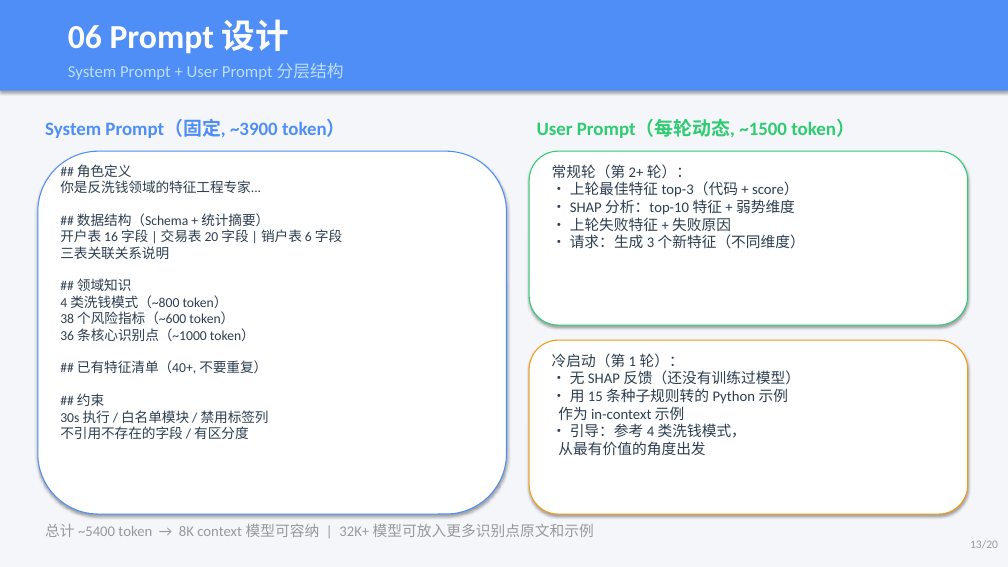
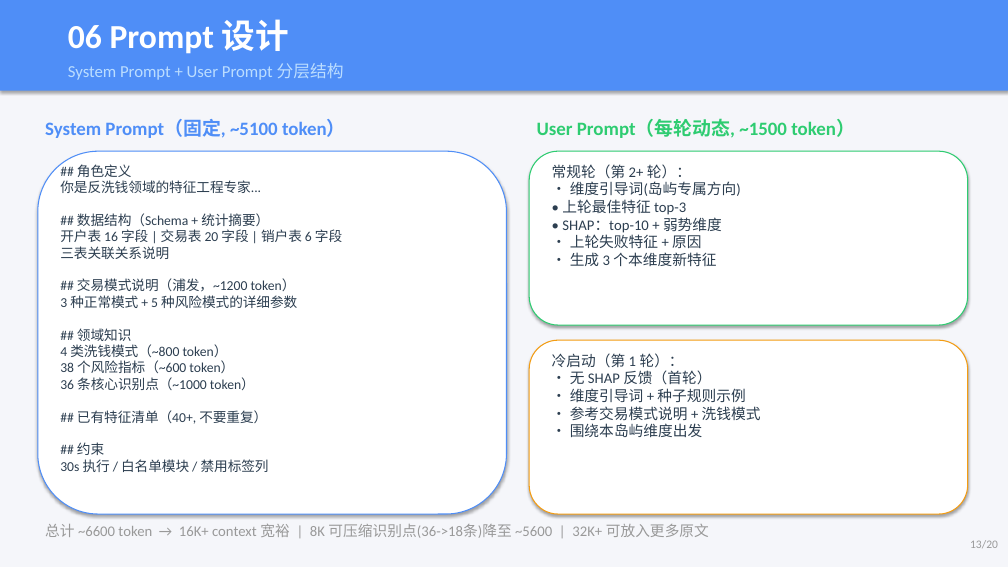
Before and after one commit to youchengsong/large-llm-create-feature, a slide deck: slide 13 of LLM_Feature_Engineering_Report.pptx. Drawn at 1008x567 pixels with LibreOffice and Linux fonts; fonts in the diff are those of the drawing. Boxes give left, top, right and bottom in pixels: in the first picture for what was removed or moved away, otherwise in the second. Text is boxed around its words. In the diff, an @@ line names an element or a change of style, - is before the commit and + after.

```diff
--- a/LLM_Feature_Engineering_Report.pptx
+++ b/LLM_Feature_Engineering_Report.pptx
@@ text at (45, 120, 346, 138): text changed @@
-System Prompt（固定, ~3900 token）
+System Prompt（固定, ~5100 token）
@@ text at (60, 164, 342, 472): text changed @@
-## 角色定义
-你是反洗钱领域的特征工程专家...
-## 数据结构（Schema + 统计摘要）
-开户表 16 字段 | 交易表 20 字段 | 销户表 6 字段
-三表关联关系说明
-## 领域知识
-4 类洗钱模式（~800 token）
-38 个风险指标（~600 token）
-36 条核心识别点（~1000 token）
-## 已有特征清单（40+, 不要重复）
-## 约束
-30s 执行 / 白名单模块 / 禁用标签列
-不引用不存在的字段 / 有区分度
+## 角色定义
+你是反洗钱领域的特征工程专家...
+## 数据结构（Schema + 统计摘要）
+开户表 16 字段 | 交易表 20 字段 | 销户表 6 字段
+三表关联关系说明
+## 交易模式说明（浦发，~1200 token）
+3 种正常模式 + 5 种风险模式的详细参数
+## 领域知识
+4 类洗钱模式（~800 token）
+38 个风险指标（~600 token）
+36 条核心识别点（~1000 token）
+## 已有特征清单（40+, 不要重复）
+## 约束
+30s 执行 / 白名单模块 / 禁用标签列
@@ text at (552, 164, 741, 266): text changed @@
-常规轮（第 2+ 轮）：
-• 上轮最佳特征 top-3（代码 + score）
-• SHAP 分析：top-10 特征 + 弱势维度
-• 上轮失败特征 + 失败原因
-• 请求：生成 3 个新特征（不同维度）
+常规轮（第 2+ 轮）：
+• 维度引导词(岛屿专属方向)
+• 上轮最佳特征 top-3
+• SHAP：top-10 + 弱势维度
+• 上轮失败特征 + 原因
+• 生成 3 个本维度新特征
@@ text at (552, 353, 761, 437): text changed @@
-冷启动（第 1 轮）：
-• 无 SHAP 反馈（还没有训练过模型）
-• 用 15 条种子规则转的 Python 示例
-作为 in-context 示例
-• 引导：参考 4 类洗钱模式，
-从最有价值的角度出发
+冷启动（第 1 轮）：
+• 无 SHAP 反馈（首轮）
+• 维度引导词 + 种子规则示例
+• 参考交易模式说明 + 洗钱模式
+• 围绕本岛屿维度出发
@@ text at (45, 524, 709, 538): text changed @@
-总计 ~5400 token → 8K context 模型可容纳 | 32K+ 模型可放入更多识别点原文和示例
+总计 ~6600 token → 16K+ context 宽裕 | 8K 可压缩识别点(36->18条)降至 ~5600 | 32K+ 可放入更多原文
```
Also in this commit, not shown: 9 other slides changed, 1 slide added, 1 slide removed, 2 other files.
